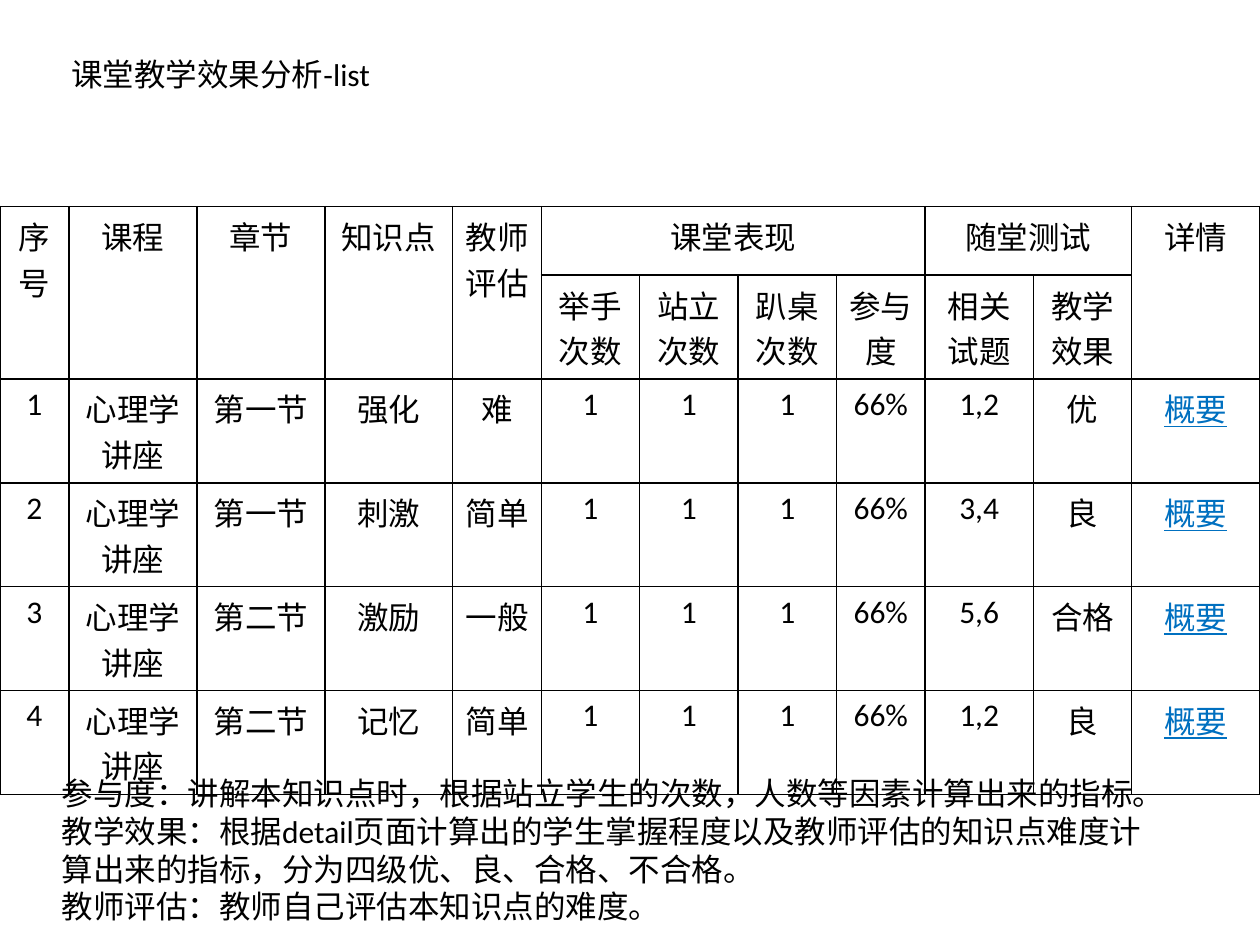
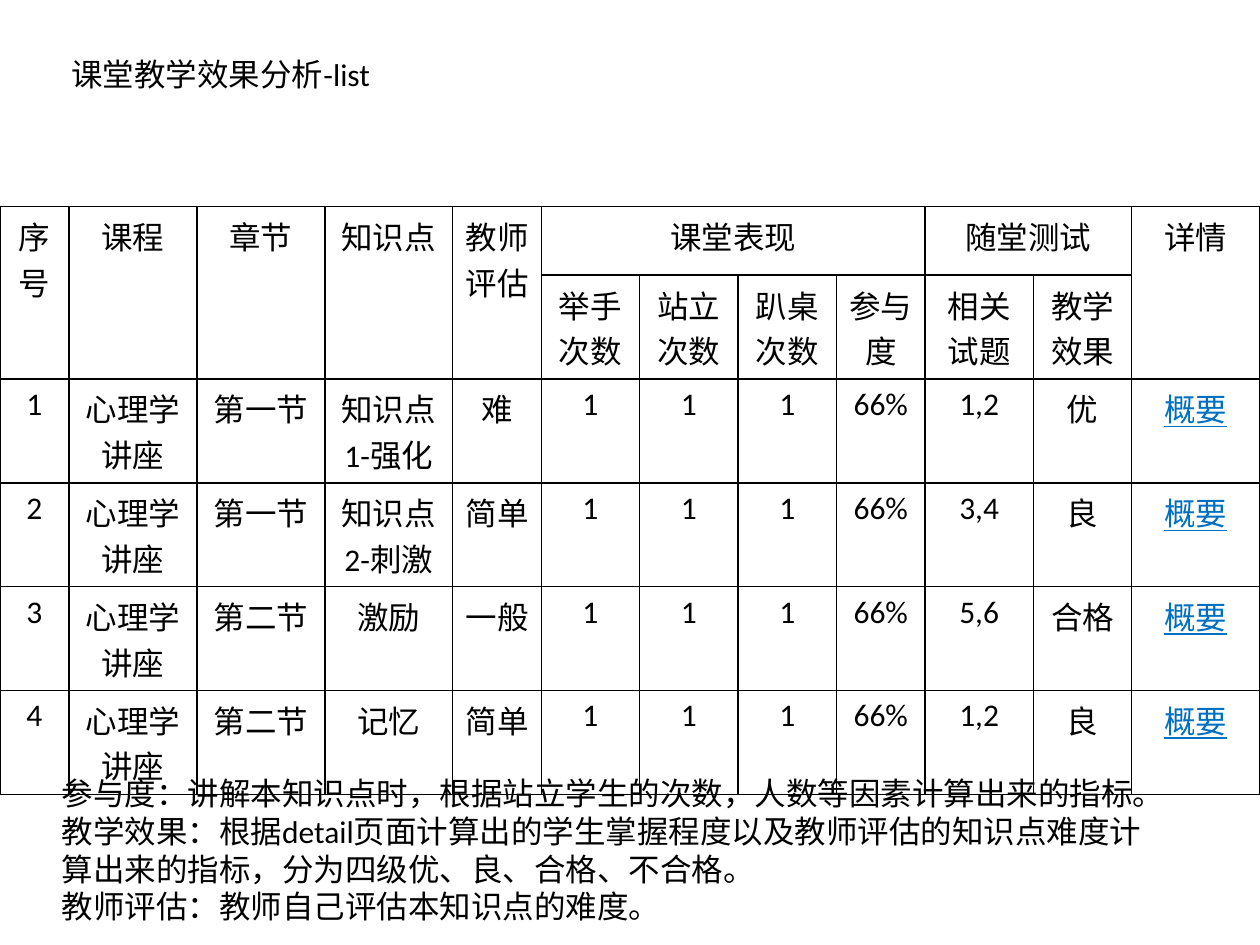
Before and after one commit to fanzijian/thinkphp5, a slide deck: slide 3 of 云评估-界面内容设计.pptx. Drawn at 1260x945 pixels with LibreOffice and Linux fonts; fonts in the diff are those of the drawing. Boxes give left, top, right and bottom in pixels: in the first picture for what was removed or moved away, otherwise in the second. Text is boxed around its words. In the diff, an @@ line names an element or a change of style, - is before the commit and + after.

```diff
--- a/云评估-界面内容设计.pptx
+++ b/云评估-界面内容设计.pptx
@@ table at [0, 207, 1260, 791] @@
-row 3, column 4: 强化
+row 3, column 4: 知识点1-强化
-row 4, column 4: 刺激
+row 4, column 4: 知识点2-刺激
```
Also in this commit, not shown: 8 other slides changed.
